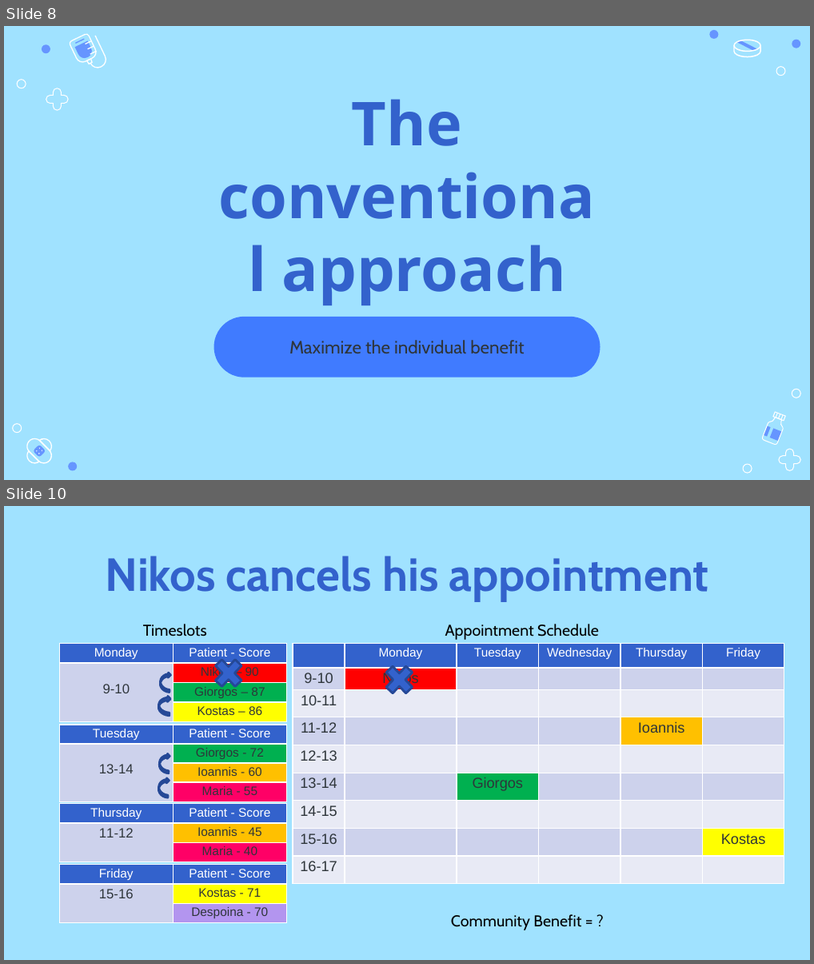
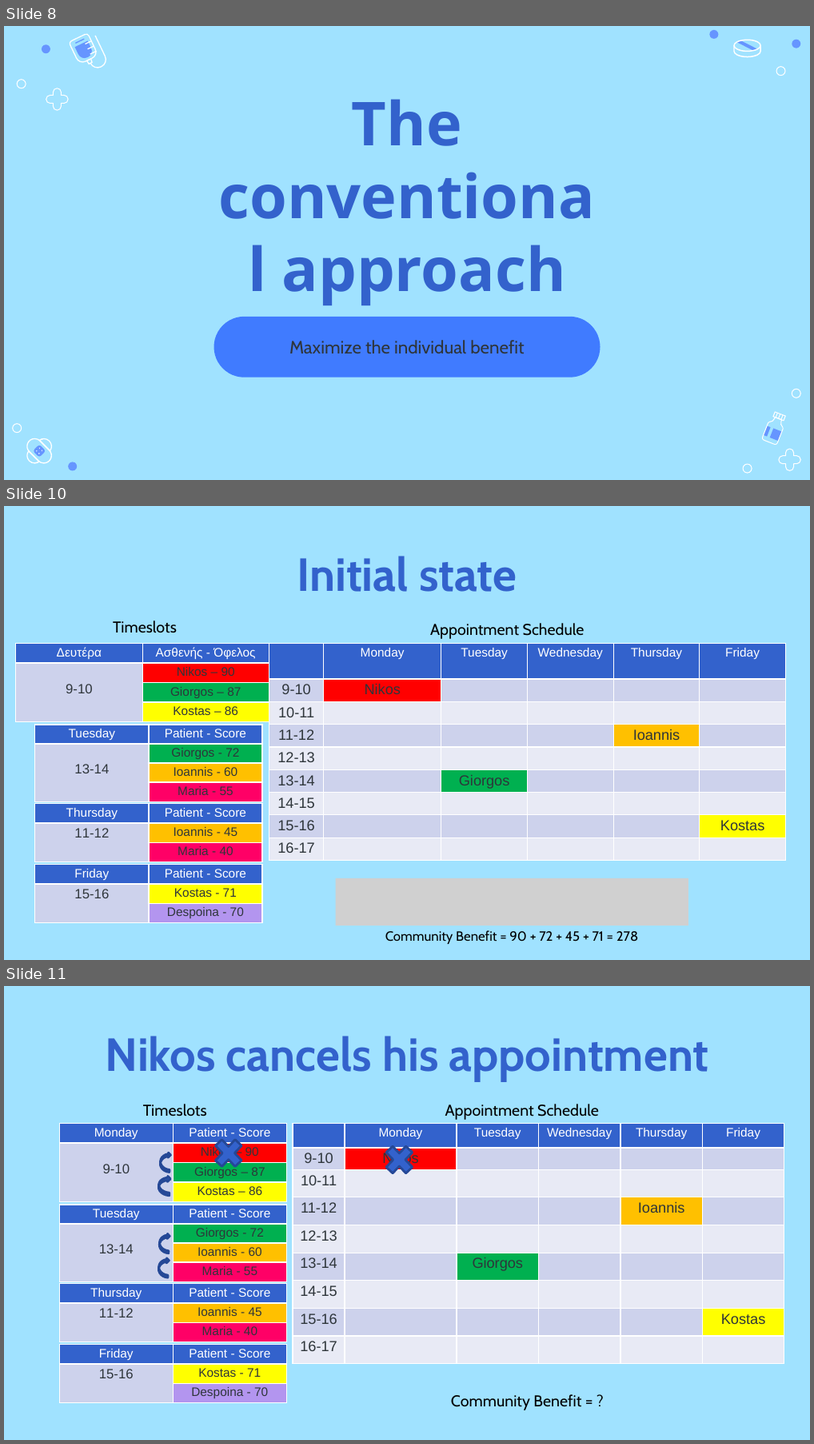
Before and after one commit to StavrosKanias/Medical_Appointment_Rescheduling_App, a slide deck: ENIGMA 2023/Presentation.pptx. Shown one above the other, each under a label of ours: slides 8 and 10 before the commit, slides 8, 10 and 11 after it; the slides between them are not shown. The pictures are 814x964 and 814x1444 pixels, drawn with LibreOffice and Linux fonts; fonts in the diff are those of the drawing; grey boxes stand for pictures. Boxes give left, top, right and bottom in pixels: in the first picture for what was removed or moved away, otherwise in the second. Text is boxed around its words. In the diff, an @@ line names an element or a change of style, - is before the commit and + after.

```diff
--- a/ENIGMA 2023/Presentation.pptx
+++ b/ENIGMA 2023/Presentation.pptx
@@ slide 10 added at [4, 506, 810, 960], background #A0E2FF @@
@@ title added at [297, 556, 518, 592], 41.4 pt, text #3362CC, bold @@
+Initial state
@@ text added at [113, 620, 177, 633], 14 pt, text #000000 @@
+Timeslots
@@ text added at [430, 623, 585, 639], 14 pt, text #000000 @@
+Appointment Schedule
@@ table added at [16, 643, 270, 721], 4 rows, 2 columns @@
+Δευτέρα | Ασθενής - Όφελος
+9-10 | Nikos – 90
+ | Giorgos – 87
+ | Kostas – 86
@@ table added at [270, 643, 787, 863], 9 rows, 6 columns @@
+ | Monday | Tuesday | Wednesday | Thursday | Friday
+9-10 | Nikos |  |  |  | 
+10-11 |  |  |  |  | 
+11-12 |  |  |  | Ioannis | 
+12-13 |  |  |  |  | 
+13-14 |  | Giorgos |  |  | 
+14-15 |  |  |  |  | 
+15-16 |  |  |  |  | Kostas
+16-17 |  |  |  |  | 
@@ table added at [35, 724, 263, 802], 4 rows, 2 columns @@
+Tuesday | Patient - Score
+13-14 | Giorgos - 72
+ | Ioannis - 60
+ | Maria - 55
@@ table added at [35, 804, 263, 862], 3 rows, 2 columns @@
+Thursday | Patient - Score
+11-12 | Ioannis - 45
+ | Maria - 40
@@ table added at [35, 864, 263, 922], 3 rows, 2 columns @@
+Friday | Patient - Score
+15-16 | Kostas - 71
+ | Despoina - 70
@@ picture added at [335, 878, 689, 924] @@
@@ text added at [386, 930, 638, 944], 12 pt, text #000000 @@
+Community Benefit = 90 + 72 + 45 + 71 = 278
@@ what was slide 10 is now slide 11 @@
```
Also in this commit, not shown: 7 slides changed, 2 other slides added, 36 other files.
